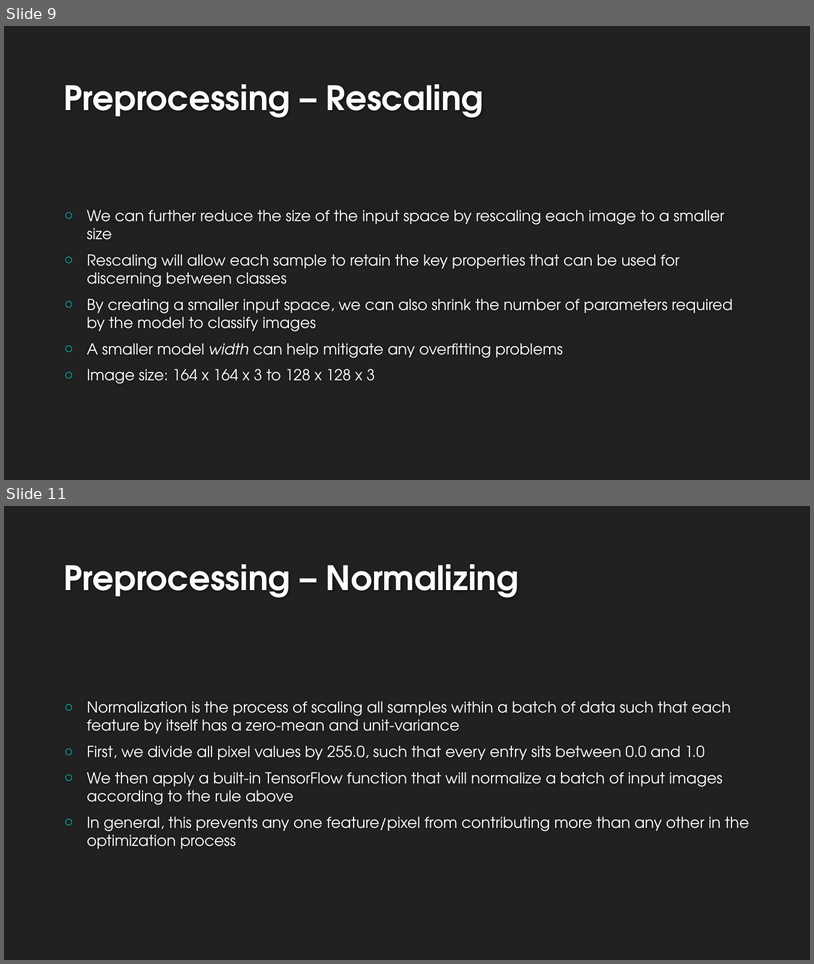
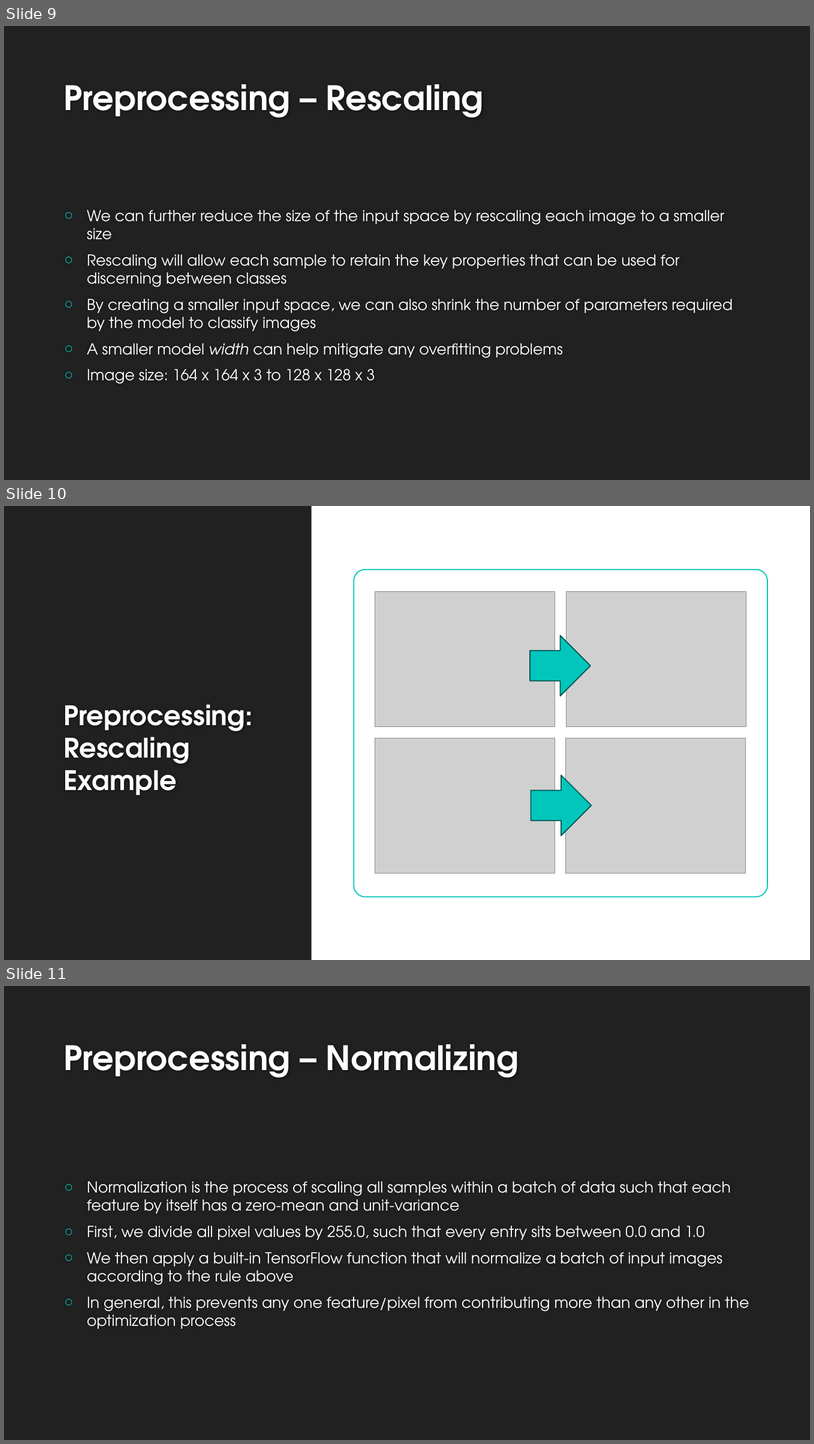
Before and after one commit to landonbuell/Buell-Masters-Project, a slide deck: milestones/BUELL_ENGR6970_Milestone04.pptx. Shown one above the other, each under a label of ours: slides 9 and 11 before the commit, slides 9, 10 and 11 after it; the slides between them are not shown. The pictures are 814x964 and 814x1444 pixels, drawn with LibreOffice and Linux fonts; fonts in the diff are those of the drawing; grey boxes stand for pictures; background and template pictures are left out. Boxes give left, top, right and bottom in pixels: in the first picture for what was removed or moved away, otherwise in the second. Text is boxed around its words. In the diff, an @@ line names an element or a change of style, - is before the commit and + after.

```diff
--- a/milestones/BUELL_ENGR6970_Milestone04.pptx
+++ b/milestones/BUELL_ENGR6970_Milestone04.pptx
@@ slide 10 added at [4,506,810,960], background #212121 @@
@@ rectangle added at [312,506,810,960], fill #FFFFFF @@
@@ rounded rectangle added at [354,570,768,897], fill #FFFFFF, outline #00C6BB 1.25 pt @@
@@ picture added at [375,591,556,727] @@
@@ picture added at [567,591,747,727] @@
@@ right arrow added at [530,636,591,696], fill #00C6BB, outline #005752 1.25 pt @@
@@ title added at [63,704,252,795], 32 pt, text #FEFEFE, bold @@
+Preprocessing: Rescaling Example
@@ picture added at [375,738,556,873] @@
@@ picture added at [566,738,746,873] @@
@@ right arrow added at [531,775,592,835], fill #00C6BB, outline #005752 1.25 pt @@
```
Also in this commit, not shown: 5 slides changed, 2 other slides added, 4 slides removed.
